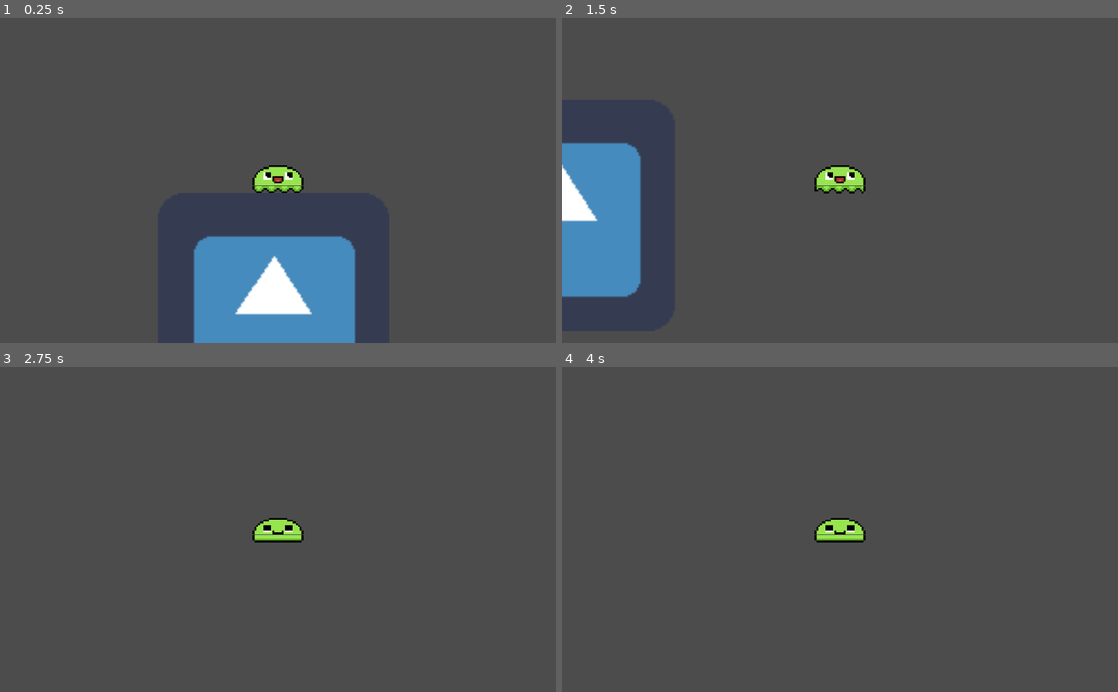
Above: before the commit, frames 1-4 (two rows, left to right).
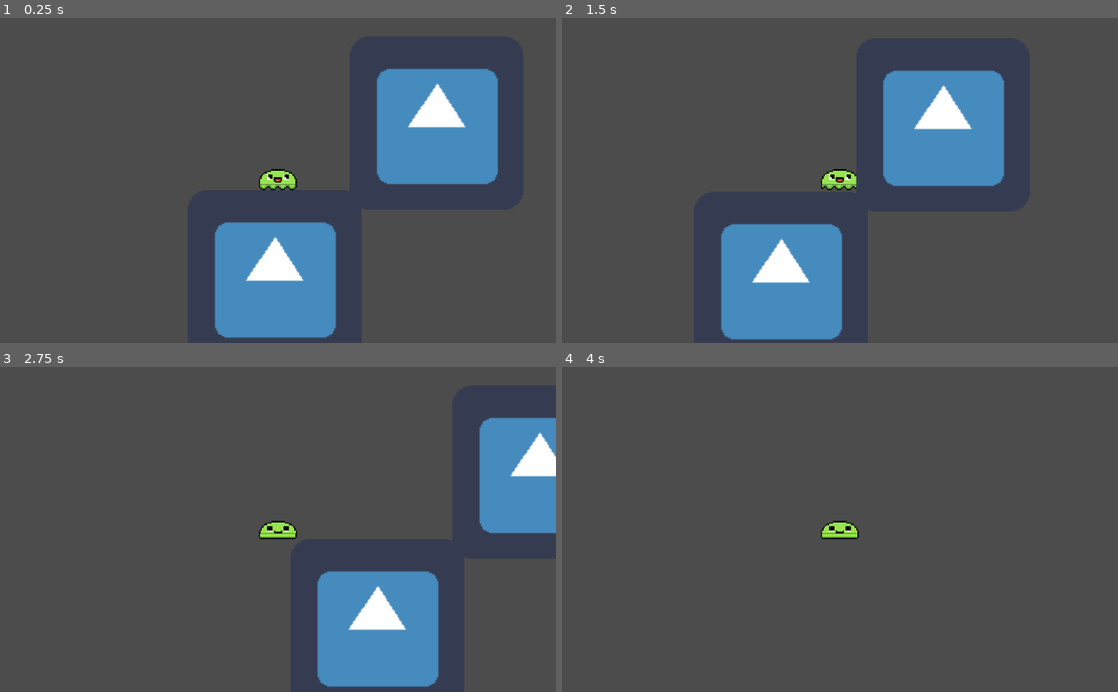
Above: after the commit, the same moments.

Repository: BrooklinJazz/GeweyTheSlime
Game: Godot game, scene res://Player.tscn
Same seed, same stepped clock (60 frames per second), same inputs: the game is played once before the commit and once after it. The engine's default icon, where the game draws it, is replaced by a stand-in: a white triangle on a blue panel in a dark square.
Inputs:
- Up to frame 1 (0.25 s): no input
- Up to frame 2 (1.5 s): tap Enter at 0.5 s; hold W (jump) 0.53-1.28 s; hold D (right) from 0.53 s (still down); tap Shift (grip) at 1.35 s
- Up to frame 3 (2.75 s): tap W (jump) at 1.52, 1.55, 1.82 s; release D (right) at 2.03 s; hold A (left) from 2.03 s (still down); hold W (jump) from 2.03 s (still down)
- Up to frame 4 (4 s): release A (left) at 2.78 s; release W (jump) at 2.78 s; hold D (right) from 2.78 s (still down); tap Shift (grip) at 2.85 s; tap W (jump) at 3.02, 3.05, 3.32 s; hold W (jump) from 3.53 s (still down)

The runs differ from the first frame. In frame 1, 14% of the frame differs, in the area x 34-90%, y 15-100%; in frame 2, 23%, in the area x 0-80%, y 16-99%; in frame 3, 13%; in frame 4, 0.5%.

Commit message:
refactor physics to use Player singleton

Diff:
--- a/Physics.gd
+++ b/Physics.gd
@@ -12,32 +12,33 @@
 func _init(parent):
 	character = parent
 
-func get_speed(movement):
-	if (movement == Enums.Movement.GRIP):
+func get_speed():
+	if (Player.state.movement == Enums.Movement.GRIP):
 		return GRIP_SPEED
 	else:
 		return WALK_SPEED
 
-func walk(state, delta):
-	var speed = get_speed(state.movement)
-	if (state.direction == Enums.Direction.LEFT):
+func walk(delta):
+	var speed = get_speed()
+	if (Player.state.direction == Enums.Direction.LEFT):
 		Player.motion.x = -speed * delta
-	elif (state.direction == Enums.Direction.RIGHT):
+	elif (Player.state.direction == Enums.Direction.RIGHT):
 		Player.motion.x = speed * delta
 	else:
 		Player.motion.x = 0
 
-func gravity(state, delta):
-	if (state.airborn == Enums.Airborn.ON_FLOOR):
+func gravity(delta):
+	if (Player.state.airborn == Enums.Airborn.ON_FLOOR):
 		Player.motion.y = 0
 	else:
 		Player.motion.y += GRAVITY * delta
-func jump(state, delta):
-	if (state.airborn == Enums.Airborn.JUMPED):
+
+func jump(delta):
+	if (Player.state.airborn == Enums.Airborn.JUMPED):
 		Player.motion.y -= JUMP_FORCE * delta
 
 func main(delta):
-	walk(Player.state, delta)
-	gravity(Player.state, delta)
-	jump(Player.state, delta)
+	gravity(delta)
+	walk(delta)
+	jump(delta)
 	self.character.move_and_slide(Player.motion, Vector2.UP)
--- a/Player.tscn
+++ b/Player.tscn
@@ -186,7 +186,7 @@
 
 [node name="Camera2D" type="Camera2D" parent="Character"]
 current = true
-zoom = Vector2( 0.3, 0.3 )
+zoom = Vector2( 0.4, 0.4 )
 
 [node name="StateMachine" type="Node" parent="Character"]
 script = ExtResource( 9 )
@@ -212,3 +212,14 @@
 [node name="CollisionShape2D" type="CollisionShape2D" parent="StaticBody2D"]
 position = Vector2( -1.70705, 69.562 )
 shape = SubResource( 27 )
+
+[node name="StaticBody2D2" type="StaticBody2D" parent="."]
+position = Vector2( 119.361, -113.368 )
+
+[node name="Sprite" type="Sprite" parent="StaticBody2D2"]
+position = Vector2( -2.43322, 76.0648 )
+texture = ExtResource( 8 )
+
+[node name="CollisionShape2D" type="CollisionShape2D" parent="StaticBody2D2"]
+position = Vector2( -1.70705, 69.562 )
+shape = SubResource( 27 )
--- a/StateMachine.gd
+++ b/StateMachine.gd
@@ -37,9 +37,11 @@
 #	TODO - expand this factory to introduce all states
 	if (Input.is_action_just_released("jump") and self.character.is_on_floor()):
 		return Enums.Airborn.JUMPED
+	elif (self.character.is_on_ceiling()):
+		return Enums.Airborn.ON_CEILING
+	elif (self.character.is_on_wall()):
+		return Enums.Airborn.ON_WALL
 	elif (self.character.is_on_floor()):
 		return Enums.Airborn.ON_FLOOR
-	elif (self.character.is_on_ceiling()):
-		return Enums.Airborn.ON_CEILING
 	else:
 		return Enums.Airborn.IDLE
